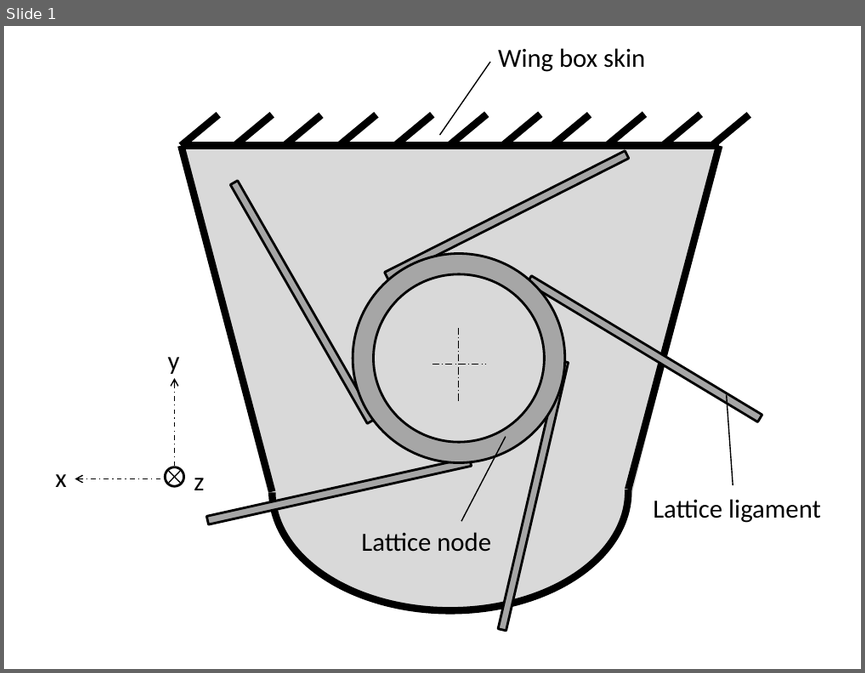
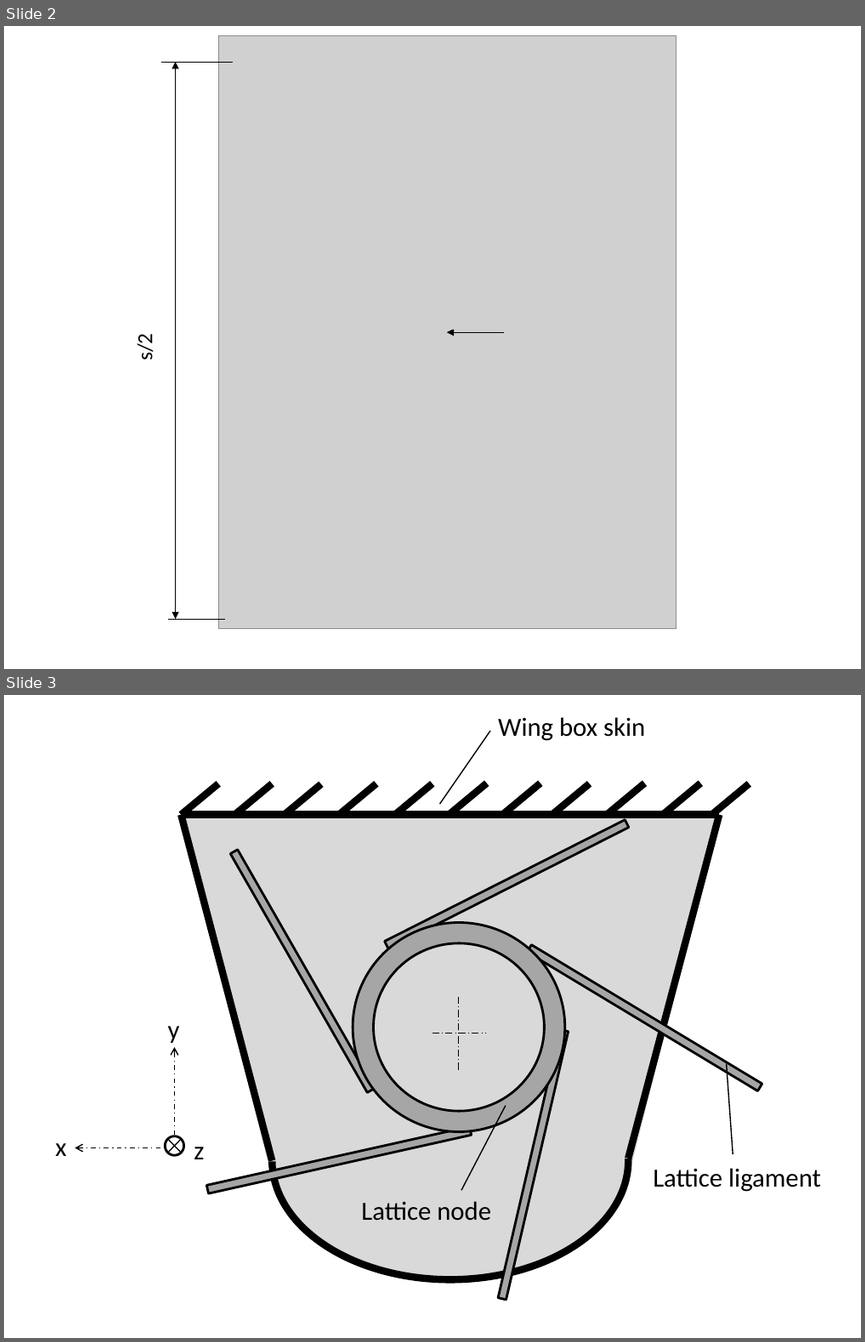
Before and after one commit to AlejandroValverde/latex, a slide deck: figures/figures.pptx. Shown one above the other, each under a label of ours: slide 1 before the commit, slides 2 and 3 after it. The pictures are 865x673 and 865x1342 pixels, drawn with LibreOffice and Linux fonts; fonts in the diff are those of the drawing; grey boxes stand for pictures. Boxes give left, top, right and bottom in pixels: in the first picture for what was removed or moved away, otherwise in the second. Text is boxed around its words. In the diff, an @@ line names an element or a change of style, - is before the commit and + after.

```diff
--- a/figures/figures.pptx
+++ b/figures/figures.pptx
@@ slide 2 added at (4, 26, 861, 669), background #FFFFFF @@
@@ picture added at (219, 36, 676, 630) @@
@@ line added from (233, 62) to (160, 62), #000000 0.5 pt @@
@@ double arrow added from (176, 62) to (176, 619), #000000 0.5 pt @@
@@ picture added at (447, 295, 525, 329) @@
@@ text added at (132, 336, 158, 359), 18 pt, text #000000 @@
+s/2
@@ arrow added from (504, 332) to (447, 332), #000000 0.5 pt @@
@@ line added from (225, 619) to (169, 619), #000000 0.5 pt @@
@@ what was slide 1 is now slide 3 @@
```
Also in this commit, not shown: 1 other slide added, 15 other files.
